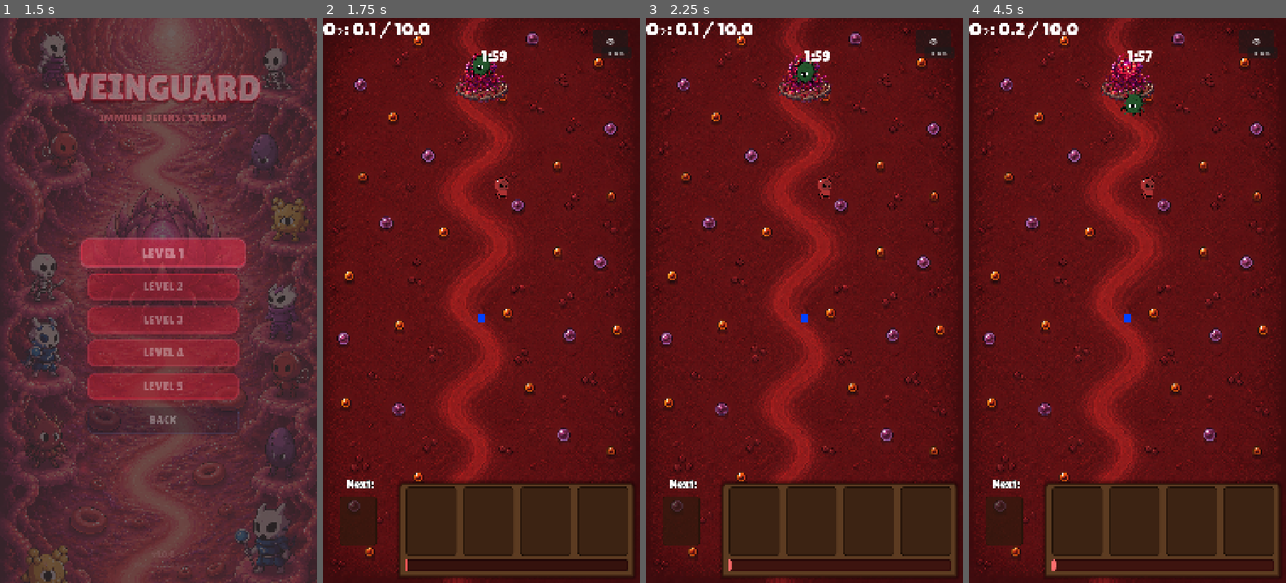
Above: before the commit, frames 1-4 (left to right).
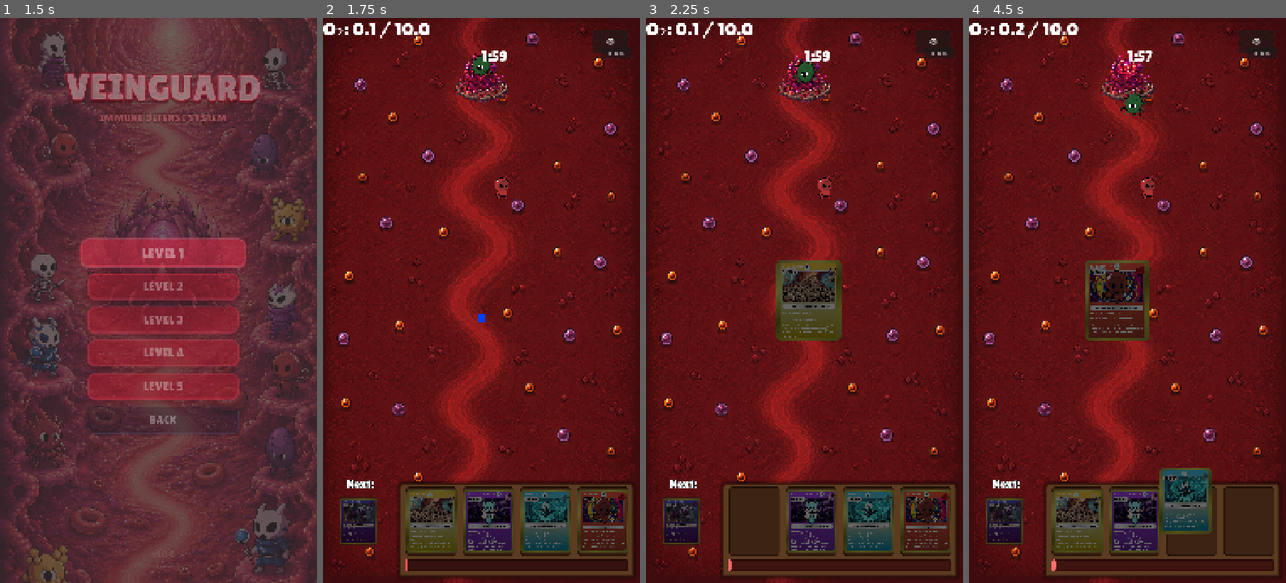
Above: after the commit, the same moments.

Repository: viPipar/veinguard
Game: Godot game, scene res://core/ui/MainMenu.tscn
The game is run twice, just before and just after one commit, with the same random seed, the same clock (stepped at 60 frames per second) and the same inputs.
Inputs (mouse positions are in pixels of both pictures, inside the frame that each line leads up to):
- Up to frame 1 (1.5 s): click "START DEFENSE" at 0.5 s; click "LEVEL 1" at 1.25 s
- Up to frame 2 (1.75 s): no input
- Up to frame 3 (2.25 s): click (753, 520) at 2.02 s
- Up to frame 4 (4.5 s): click (1133, 520) at 2.77 s; click (1190, 520) at 3.52 s; click (1247, 520) at 4.27 s

Frame 1 is identical in both runs. In frame 2, 6.8% of the frame differs, in the area x 5-97%, y 83-95%; in frame 3, 8.2%; in frame 4, 8.6%, in the area x 5-77%, y 42-95%.
Error before the commit: Parse Error: Could not parse global class "UnitCard" from "res://core/ui/UnitCard.gd". (res://core/ui/HandManager.gd:63)

Commit message:
feat: implement card hand system with HandManager and UnitCard UI components

Diff:
--- a/veinguard/core/ui/HandManager.gd
+++ b/veinguard/core/ui/HandManager.gd
@@ -76,6 +76,8 @@
 	_inspect_overlay = CardInspectOverlay.new()
 	_inspect_overlay.name = "CardInspectOverlay"
 	add_child(_inspect_overlay)
+
+	GameManager.oxygen_changed.connect(_on_oxygen_changed)
 
 
 # ── Load seluruh resource pool ────────────────────────────────────────────
@@ -120,6 +122,13 @@
 	if _inspect_overlay and card.unit_stats and card._front_tex:
 		_inspect_overlay.open(card.unit_stats, card._front_tex, card._back_tex)
 
+func _on_oxygen_changed(new_amount: float) -> void:
+	for card in _slots:
+		if is_instance_valid(card):
+			card.update_energy_state(new_amount)
+	if is_instance_valid(_next_card_slot):
+		_next_card_slot.update_energy_state(new_amount)
+
 
 # ── Inisialisasi tangan awal (4 kartu utama + 1 Next Card) ─────────────
 func _init_hand() -> void:
@@ -203,6 +212,8 @@
 		else:
 			card.play_draw_animation()
 
+	card.update_energy_state(GameManager.oxygen_points)
+
 func _assign_next_card(animate: bool) -> void:
 	if not _next_card_slot or _next_card_idx == -1: return
 
@@ -227,3 +238,5 @@
 
 	if animate:
 		_next_card_slot.play_draw_animation()
+
+	_next_card_slot.update_energy_state(GameManager.oxygen_points)
--- a/veinguard/core/ui/UnitCard.gd
+++ b/veinguard/core/ui/UnitCard.gd
@@ -20,9 +20,6 @@
 var base_pos      := Vector2.ZERO
 
 var _is_flipped       := false
-var _is_swiping       := false
-var _was_swiped       := false
-var _swipe_start_pos  := Vector2.ZERO
 
 var _hold_timer       := 0.0
 var _is_holding       := false
@@ -47,32 +44,6 @@
 			_is_holding = false
 			_hold_timer = 0.0
 			card_inspected.emit(self)
-
-func _gui_input(event: InputEvent) -> void:
-	if event is InputEventMouseButton:
-		if event.button_index == MOUSE_BUTTON_RIGHT and event.pressed:
-			card_inspected.emit(self)
-			accept_event()
-			return
-		elif event.button_index == MOUSE_BUTTON_LEFT:
-			if event.pressed:
-				_is_holding = true
-				_hold_timer = 0.0
-				_hold_start_pos = event.global_position
-			else:
-				_is_holding = false
-
-	if event is InputEventScreenTouch:
-		if event.pressed:
-			_is_holding = true
-			_hold_timer = 0.0
-			_hold_start_pos = event.global_position
-		else:
-			_is_holding = false
-
-	if _is_holding and (event is InputEventMouseMotion or event is InputEventScreenDrag):
-		if event.global_position.distance_to(_hold_start_pos) > 15.0:
-			_is_holding = false
 
 
 # Hitung posisi & skala tengah layar berdasarkan ukuran texture aktif
@@ -104,56 +75,33 @@
 
 # ── Input ─────────────────────────────────────────────────────────────────
 func _gui_input(event: InputEvent) -> void:
-	if not is_focused:
-		return
+	if event is InputEventMouseButton:
+		if event.button_index == MOUSE_BUTTON_RIGHT and event.pressed:
+			card_inspected.emit(self)
+			accept_event()
+			return
+		elif event.button_index == MOUSE_BUTTON_LEFT:
+			if event.pressed:
+				_is_holding = true
+				_hold_timer = 0.0
+				_hold_start_pos = event.global_position
+			else:
+				_is_holding = false
 
-	# Klik kanan untuk flip
-	if event is InputEventMouseButton and event.button_index == MOUSE_BUTTON_RIGHT and event.pressed:
-		accept_event()
-		_flip_card()
-		return
+	if event is InputEventScreenTouch:
+		if event.pressed:
+			_is_holding = true
+			_hold_timer = 0.0
+			_hold_start_pos = event.global_position
+		else:
+			_is_holding = false
 
-	# Swipe detection (Mouse atau Touch)
-	if event is InputEventMouseButton and event.button_index == MOUSE_BUTTON_LEFT:
-		if event.pressed:
-			_swipe_start_pos = event.position
-			_is_swiping = true
-			_was_swiped = false
-		else:
-			_is_swiping = false
-
-	elif event is InputEventScreenTouch:
-		if event.pressed:
-			_swipe_start_pos = event.position
-			_is_swiping = true
-			_was_swiped = false
-		else:
-			_is_swiping = false
-
-	elif event is InputEventMouseMotion or event is InputEventScreenDrag:
-		if _is_swiping:
-			var diff = event.position.x - _swipe_start_pos.x
-			if abs(diff) > 40.0: # Threshold swipe
-				_is_swiping = false
-				_was_swiped = true
-				_flip_card()
-
-
-func _flip_card() -> void:
-	var tween = create_tween()
-	tween.tween_property(self, "scale:x", 0.0, 0.15).set_ease(Tween.EASE_IN).set_trans(Tween.TRANS_QUAD)
-	tween.tween_callback(func():
-		_is_flipped = not _is_flipped
-		texture_normal = _back_tex if _is_flipped else _front_tex
-	)
-	tween.tween_property(self, "scale:x", _center_scale.x, 0.15).set_ease(Tween.EASE_OUT).set_trans(Tween.TRANS_QUAD)
+	if _is_holding and (event is InputEventMouseMotion or event is InputEventScreenDrag):
+		if event.global_position.distance_to(_hold_start_pos) > 15.0:
+			_is_holding = false
 
 
 func _on_pressed() -> void:
-	if _was_swiped:
-		_was_swiped = false
-		return # Abaikan klik karena ini adalah hasil dari swipe
-
 	if is_focused:
 		# Klik kartu yang sudah di tengah → batal pilih
 		set_focus(false)
@@ -228,3 +176,11 @@
 		.set_ease(Tween.EASE_OUT)
 	await tween.finished
 	mouse_filter = Control.MOUSE_FILTER_STOP     # Bisa diklik kembali
+
+
+func update_energy_state(current_oxygen: float) -> void:
+	if unit_stats:
+		if current_oxygen < unit_stats.cost:
+			self_modulate = Color(0.4, 0.4, 0.4, 1.0)
+		else:
+			self_modulate = Color(1.0, 1.0, 1.0, 1.0)
